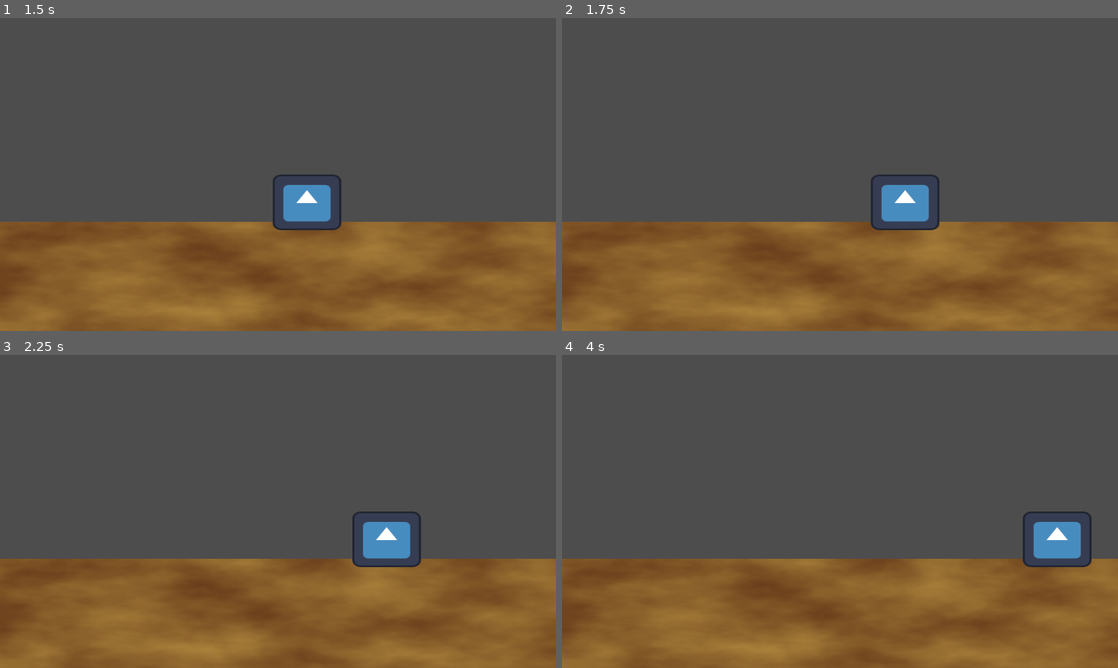
Above: before the commit, frames 1-4 (two rows, left to right).
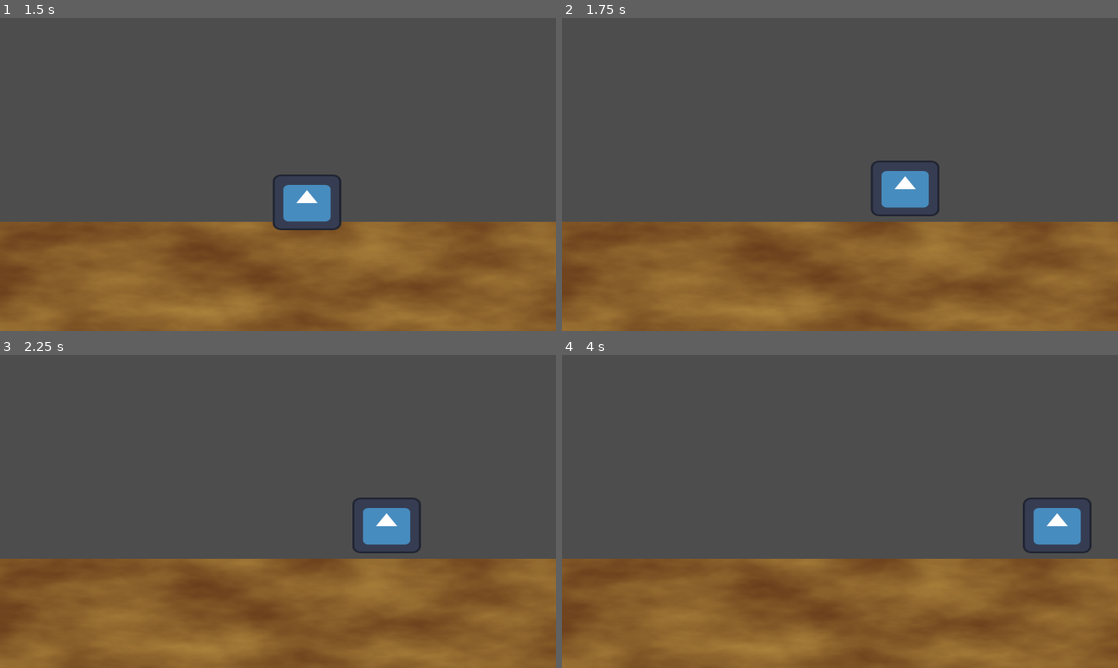
Above: after the commit, the same moments.

Repository: FaunaPolaris/BirdGameJam-Legado
Game: Godot game, scene res://shared/title_screen.tscn
Two runs of this game, one before a commit and one after it. Both use one fixed random seed, a clock stepped at 60 frames per second and the inputs below. The engine's default icon, where the game draws it, is replaced by a stand-in: a white triangle on a blue panel in a dark square.
Inputs:
- Up to frame 1 (1.5 s): click "start Game" at 0.5 s; tap Enter (ui_accept) at 1.25, 1.35 s; hold Right (ui_right) from 1.28 s (still down)
- Up to frame 2 (1.75 s): keep holding Right (ui_right); tap Enter (ui_accept) at 1.52 s
- Up to frame 3 (2.25 s): tap Enter (ui_accept) at 1.82, 2.1 s; release Right (ui_right) at 2.03 s; hold Down (ui_down) from 2.03 s (still down)
- Up to frame 4 (4 s): tap Enter (ui_accept) at 2.27, 2.57, 2.85, 3.6, 3.77 s; release Down (ui_down) at 2.78 s; hold Right (ui_right) 2.78-3.53 s; hold Up (ui_up) from 3.53 s (still down)

Frame 1 is identical in both runs. In frame 2, 1.4% of the frame differs, in the area x 55-68%, y 45-68%; in frame 3, 1.4%; in frame 4, 1.4%, in the area x 82-96%, y 45-68%.

Commit message:
peck timeout

Diff:
--- a/canonGame/canon/canon.tscn
+++ b/canonGame/canon/canon.tscn
@@ -5,6 +5,21 @@
 [ext_resource type="Texture2D" uid="uid://dab0lvw617j4a" path="res://textures/cannon/cannon_wheel.png" id="3_r4el3"]
 [ext_resource type="Texture2D" uid="uid://cp6hswjsd5bsg" path="res://textures/cannon/cannon_base.png" id="4_5kyjt"]
 [ext_resource type="Texture2D" uid="uid://pmdi7vsru3x1" path="res://textures/cannon/dock.png" id="5_fymf5"]
+
+[sub_resource type="Animation" id="Animation_5kyjt"]
+length = 0.001
+tracks/0/type = "value"
+tracks/0/imported = false
+tracks/0/enabled = true
+tracks/0/path = NodePath("mouth:scale")
+tracks/0/interp = 1
+tracks/0/loop_wrap = true
+tracks/0/keys = {
+"times": PackedFloat32Array(0),
+"transitions": PackedFloat32Array(1),
+"update": 0,
+"values": [Vector2(4, 4)]
+}
 
 [sub_resource type="Animation" id="Animation_r4el3"]
 resource_name = "shot"
@@ -19,21 +34,6 @@
 "transitions": PackedFloat32Array(1, 1),
 "update": 0,
 "values": [Vector2(4.5, 4.5), Vector2(4, 4)]
-}
-
-[sub_resource type="Animation" id="Animation_5kyjt"]
-length = 0.001
-tracks/0/type = "value"
-tracks/0/imported = false
-tracks/0/enabled = true
-tracks/0/path = NodePath("mouth:scale")
-tracks/0/interp = 1
-tracks/0/loop_wrap = true
-tracks/0/keys = {
-"times": PackedFloat32Array(0),
-"transitions": PackedFloat32Array(1),
-"update": 0,
-"values": [Vector2(4, 4)]
 }
 
 [sub_resource type="AnimationLibrary" id="AnimationLibrary_fymf5"]
--- a/canonGame/mainCharacter/main_character.tscn
+++ b/canonGame/mainCharacter/main_character.tscn
@@ -1,8 +1,9 @@
-[gd_scene load_steps=5 format=3 uid="uid://c5xl5nd4ofm1d"]
+[gd_scene load_steps=6 format=3 uid="uid://c5xl5nd4ofm1d"]
 
 [ext_resource type="Script" uid="uid://cadcfd4beb3wt" path="res://canonGame/mainCharacter/main_character.gd" id="1_exv1e"]
 [ext_resource type="Texture2D" uid="uid://hg25lq2ijf4e" path="res://textures/character/batuira.png" id="2_lhhoq"]
 [ext_resource type="PackedScene" uid="uid://ch4no1kmuawrs" path="res://canonGame/distanceCounter/distance_counter.tscn" id="3_lhhoq"]
+[ext_resource type="Script" uid="uid://bds05ofn7ocoj" path="res://canonGame/level/camera_2d.gd" id="4_mspd1"]
 
 [sub_resource type="CircleShape2D" id="CircleShape2D_me2vn"]
 
@@ -24,3 +25,11 @@
 texture = ExtResource("2_lhhoq")
 
 [node name="distanceCounter" parent="." instance=ExtResource("3_lhhoq")]
+
+[node name="Camera2D" type="Camera2D" parent="."]
+position = Vector2(633, -168)
+limit_left = 0
+limit_top = -1700
+limit_bottom = 125
+position_smoothing_enabled = true
+script = ExtResource("4_mspd1")
--- a/eatingMinigame/eater/eater.gd
+++ b/eatingMinigame/eater/eater.gd
@@ -1,6 +1,7 @@
 extends CharacterBody2D
 
-var	speed	: Vector2 = Vector2(20000, 0)
+var has_peck	: bool = true
+var	speed		: Vector2 = Vector2(20000, 0)
 
 func	_process(delta: float) -> void:
 	if Input.is_action_pressed("ui_left"):
@@ -9,16 +10,19 @@
 	elif Input.is_action_pressed("ui_right"):
 		velocity = Vector2.RIGHT * speed * delta
 		move_and_slide()
-	if Input.is_action_just_pressed("ui_accept"):
+	if Input.is_action_just_pressed("ui_accept") and has_peck:
+		has_peck = false
 		$collision.disabled = false
 		$art.set_offset(Vector2(0, 64))
+		$peckTimeout.start()
 		$peckTime.start()
-
 
 func _on_peck_time_timeout() -> void:
 	$collision.disabled = true
 	$art.set_offset(Vector2(0, 32))
 
-
 func _on_clock_times_up() -> void:
 	get_tree().change_scene_to_file("res://canonGame/level/level.tscn")
+
+func _on_peck_timeout_timeout() -> void:
+	has_peck = true
--- a/eatingMinigame/eater/eater.tscn
+++ b/eatingMinigame/eater/eater.tscn
@@ -24,4 +24,8 @@
 wait_time = 0.3
 one_shot = true
 
+[node name="peckTimeout" type="Timer" parent="."]
+one_shot = true
+
 [connection signal="timeout" from="peckTime" to="." method="_on_peck_time_timeout"]
+[connection signal="timeout" from="peckTimeout" to="." method="_on_peck_timeout_timeout"]
